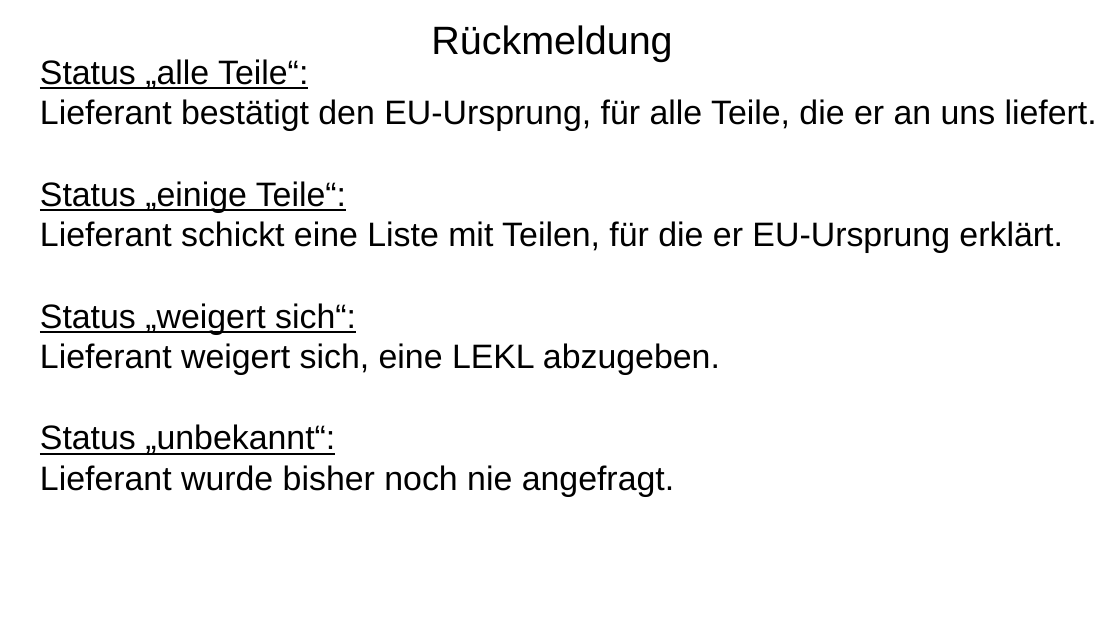
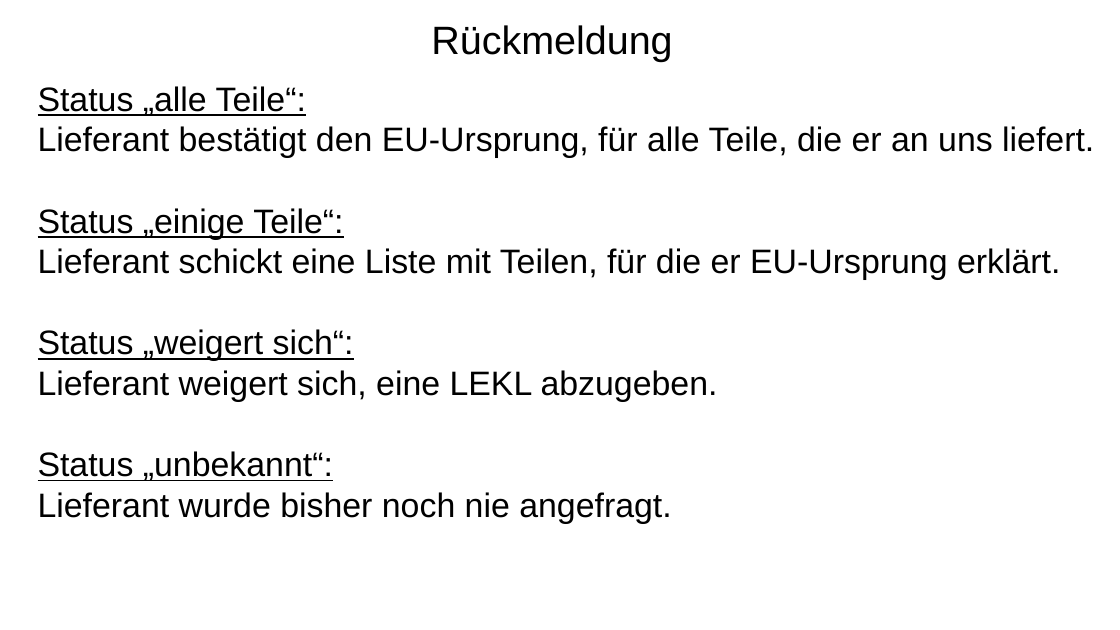
Before and after one commit to KlausEtscheidt/Zoll, a slide deck: slide 14 of LieferErklaer/doku/Hintergrund/Ueberblick_Präferenzberechtigung.pptx. Drawn at 1120x630 pixels with LibreOffice and Linux fonts; fonts in the diff are those of the drawing. Boxes give left, top, right and bottom in pixels: in the first picture for what was removed or moved away, otherwise in the second. Text is boxed around its words. In the diff, an @@ line names an element or a change of style, - is before the commit and + after.

```diff
--- a/LieferErklaer/doku/Hintergrund/Ueberblick_Präferenzberechtigung.pptx
+++ b/LieferErklaer/doku/Hintergrund/Ueberblick_Präferenzberechtigung.pptx
@@ title "Rückmeldung" at [431, 25, 672, 62]: highlight none to #000000 @@
@@ text "Status „alle Teile“:": place and size @@
-text "Status „alle Teile“:" at [40, 59, 1097, 497]
+text "Status „alle Teile“:" at [38, 86, 1094, 524]
@@ text "Status „alle Teile“:" at [38, 86, 1094, 524]: highlight none to #000000 @@
```
Also in this commit, not shown: 17 other slides changed, 27 other files.
